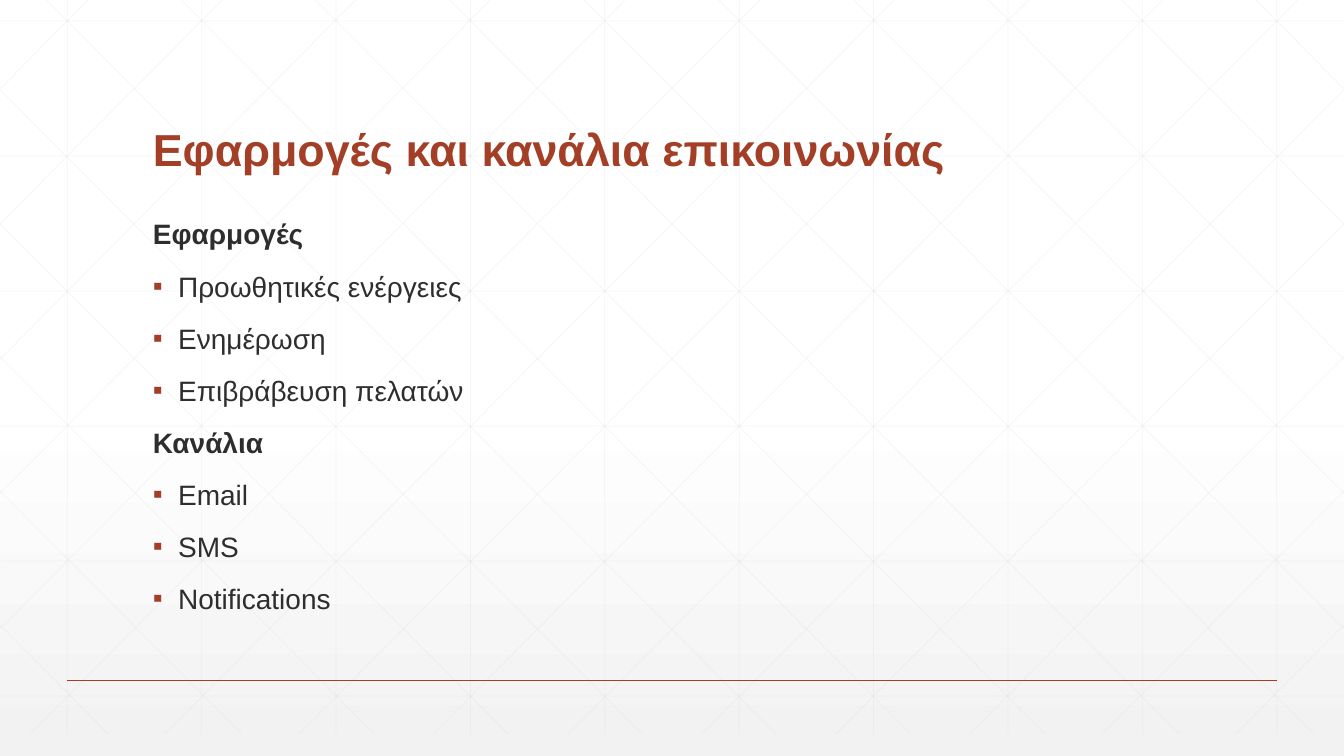
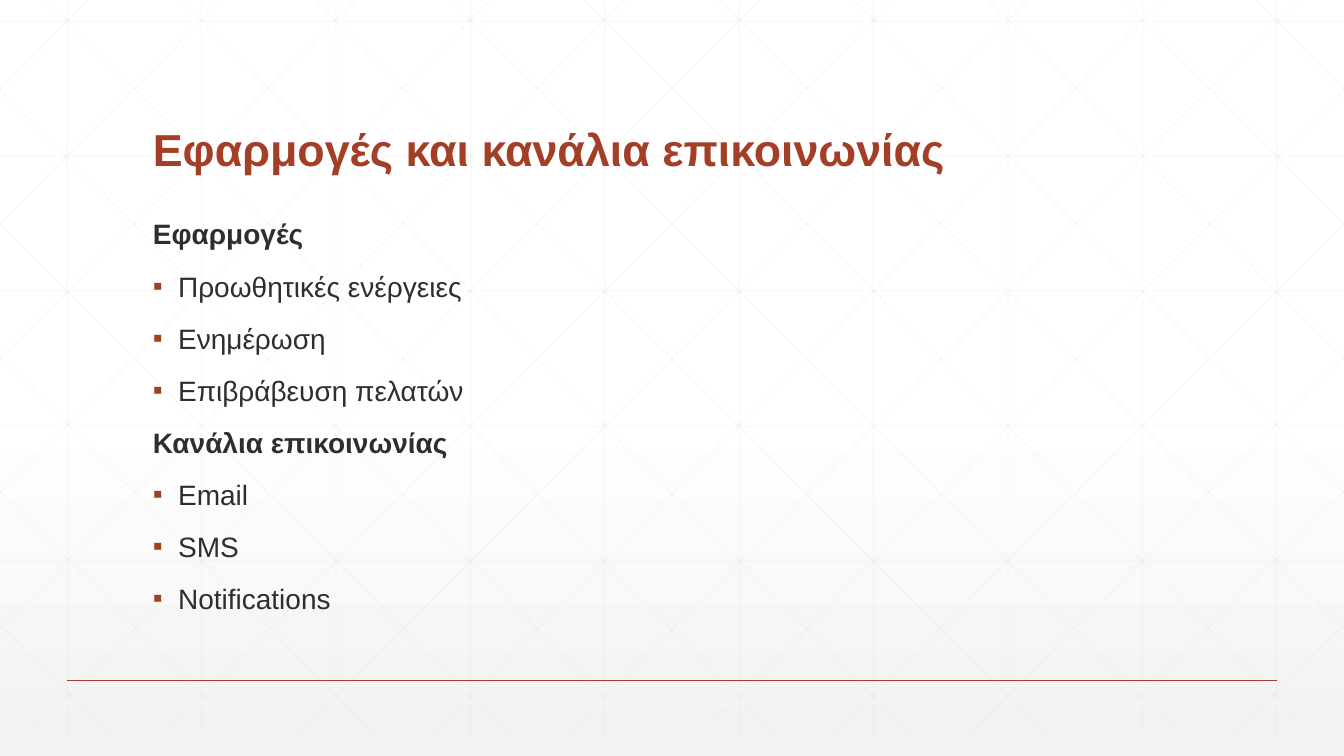
Before and after one commit to hybridkozo/mycampaignprogram, a slide deck: slide 5 of Dissertation_Presentation.pptx. Drawn at 1344x756 pixels with LibreOffice and Linux fonts; fonts in the diff are those of the drawing. Boxes give left, top, right and bottom in pixels: in the first picture for what was removed or moved away, otherwise in the second. Text is boxed around its words. In the diff, an @@ line names an element or a change of style, - is before the commit and + after.

```diff
--- a/Dissertation_Presentation.pptx
+++ b/Dissertation_Presentation.pptx
@@ text at [153, 432, 448, 458]: text changed @@
-Κανάλια
+Κανάλια επικοινωνίας
```
Also in this commit, not shown: 1 other slide changed.
